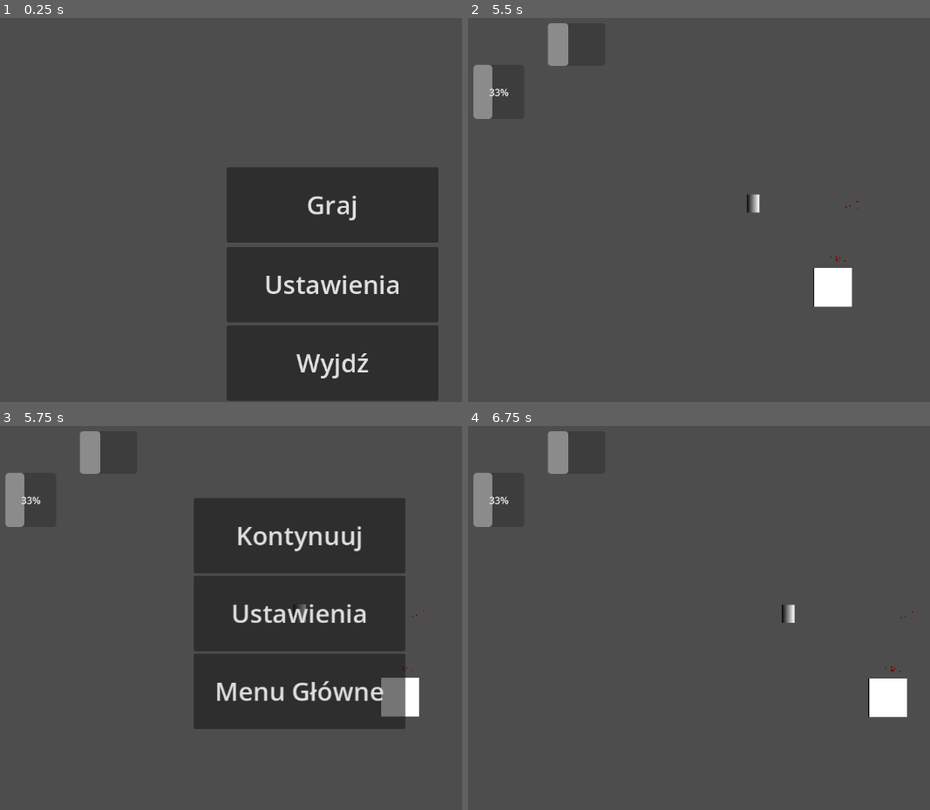
Above: before the commit, frames 1-4 (two rows, left to right).
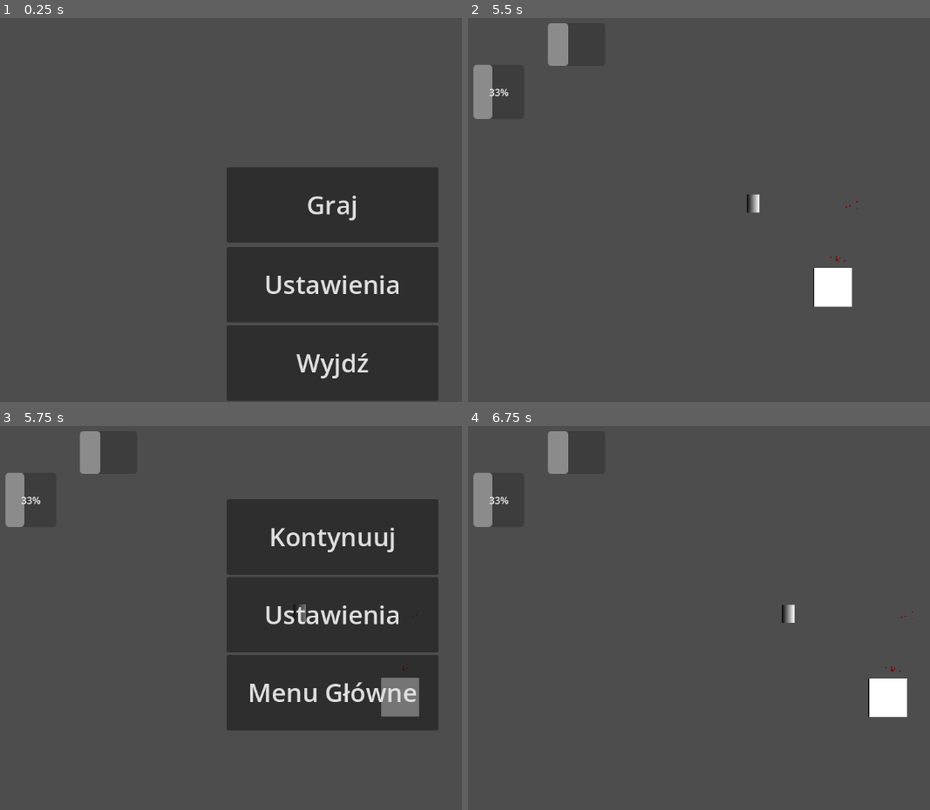
Above: after the commit, the same moments.

Repository: MarsikBlancik/HackathonV3
Game: Godot game, scene res://main_menu.tscn
Two runs of this game, one before a commit and one after it. Both use one fixed random seed, a clock stepped at 60 frames per second and the inputs below. The engine's default icon, where the game draws it, is replaced by a stand-in: a white triangle on a blue panel in a dark square.
Inputs (mouse positions are in pixels of both pictures, inside the frame that each line leads up to):
- Up to frame 1 (0.25 s): no input
- Up to frame 2 (5.5 s): click "Graj" at 0.5 s; tap Enter at 1.25 s; move the mouse to (outside the picture) at 1.27 s; hold D 1.28-2.03 s; tap F at 1.35, 2.1, 2.85, 4.35, 5.1 s; click (outside the picture) at 1.42 s; tap Space at 1.52, 2.27, 4.25, 4.52, 5.27 s; move the mouse to (662, 225) at 2.02 s; hold S 2.03-2.78 s; move the mouse to (869, 121) at 2.77 s; hold D 2.78-3.5 s; click "Restart" at 3.5 s; move the mouse to (763, 282) at 4.27 s; hold W 4.28-5.03 s; click (763, 282) at 4.42 s; move the mouse to (outside the picture) at 5.02 s; hold A from 5.03 s (still down)
- Up to frame 3 (5.75 s): keep holding A; tap Escape (Pause) at 5.65 s
- Up to frame 4 (6.75 s): move the mouse to (592, 556) at 5.77 s; tap F at 5.85 s; tap Space at 6.02 s; release A at 6.5 s; click "Kontynuuj" at 6.5 s

Frames 1-2 are identical in both runs. In frame 3, 12% of the frame differs, in the area x 42-95%, y 18-80%; in frame 4, nothing differs.

Commit message:
Fix Pause Menu to not move with player

Diff:
--- a/MainScene.tscn
+++ b/MainScene.tscn
@@ -3,6 +3,7 @@
 [ext_resource type="Script" uid="uid://dwsje81uvyhsg" path="res://main_scene.gd" id="1_rpqi1"]
 [ext_resource type="PackedScene" uid="uid://cl25grr7o014x" path="res://placeholderobiekt.tscn" id="1_x4av3"]
 [ext_resource type="PackedScene" uid="uid://conxxkjs4hhsj" path="res://Player.tscn" id="2_rpqi1"]
+[ext_resource type="PackedScene" uid="uid://dsiigcnxays1n" path="res://pause_menu.tscn" id="5_a814b"]
 [ext_resource type="Script" uid="uid://cvr2kjn7j6b8f" path="res://ui.gd" id="5_rf2cd"]
 [ext_resource type="PackedScene" uid="uid://bcgyhgfn7xice" path="res://EnemySpawner.tscn" id="6_a814b"]
 
@@ -35,4 +36,11 @@
 value = 3.0
 show_percentage = false
 
+[node name="PauseMenu" parent="UI" unique_id=54559525 instance=ExtResource("5_a814b")]
+anchors_preset = 8
+anchor_left = 0.5
+anchor_top = 0.5
+anchor_right = 0.5
+anchor_bottom = 0.5
+
 [node name="EnemySpawner" parent="." unique_id=1982424048 instance=ExtResource("6_a814b")]
--- a/Player.tscn
+++ b/Player.tscn
@@ -1,7 +1,6 @@
 [gd_scene format=3 uid="uid://conxxkjs4hhsj"]
 
 [ext_resource type="Script" uid="uid://bgaf35s2lqp47" path="res://player.gd" id="1_xhfnw"]
-[ext_resource type="PackedScene" uid="uid://dsiigcnxays1n" path="res://pause_menu.tscn" id="2_kpjcp"]
 
 [sub_resource type="Gradient" id="Gradient_0rwas"]
 
@@ -24,5 +23,3 @@
 
 [node name="Camera2D" type="Camera2D" parent="." unique_id=1061501773]
 position_smoothing_enabled = true
-
-[node name="PauseMenu" parent="." unique_id=54559525 instance=ExtResource("2_kpjcp")]
